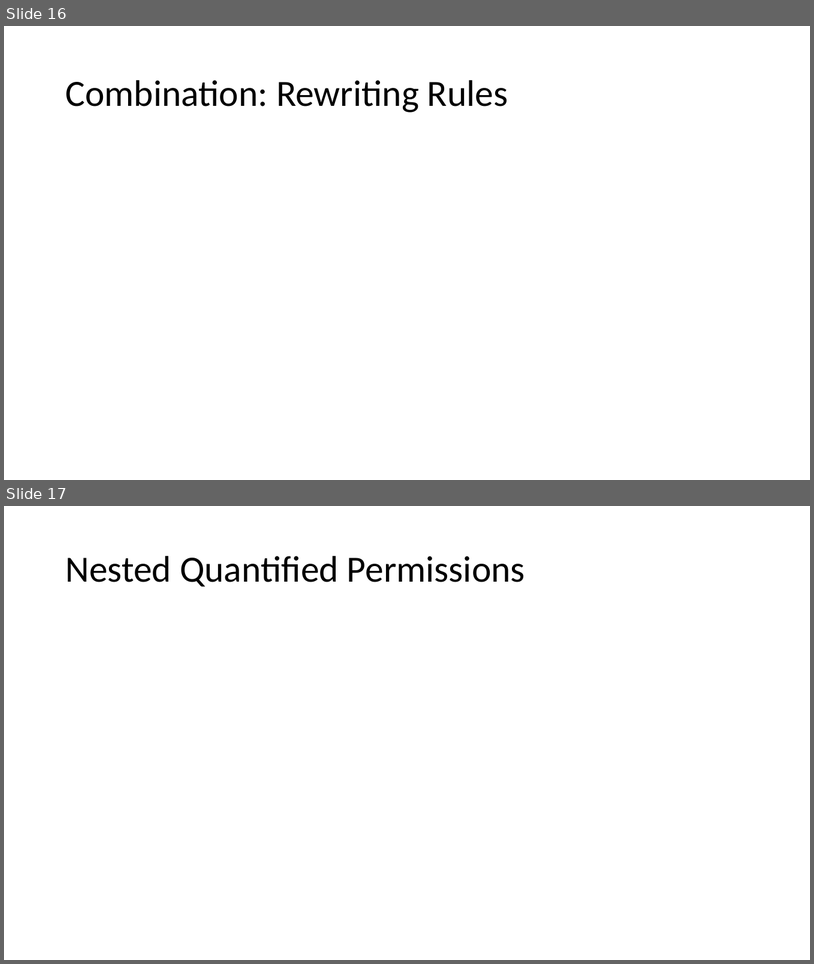
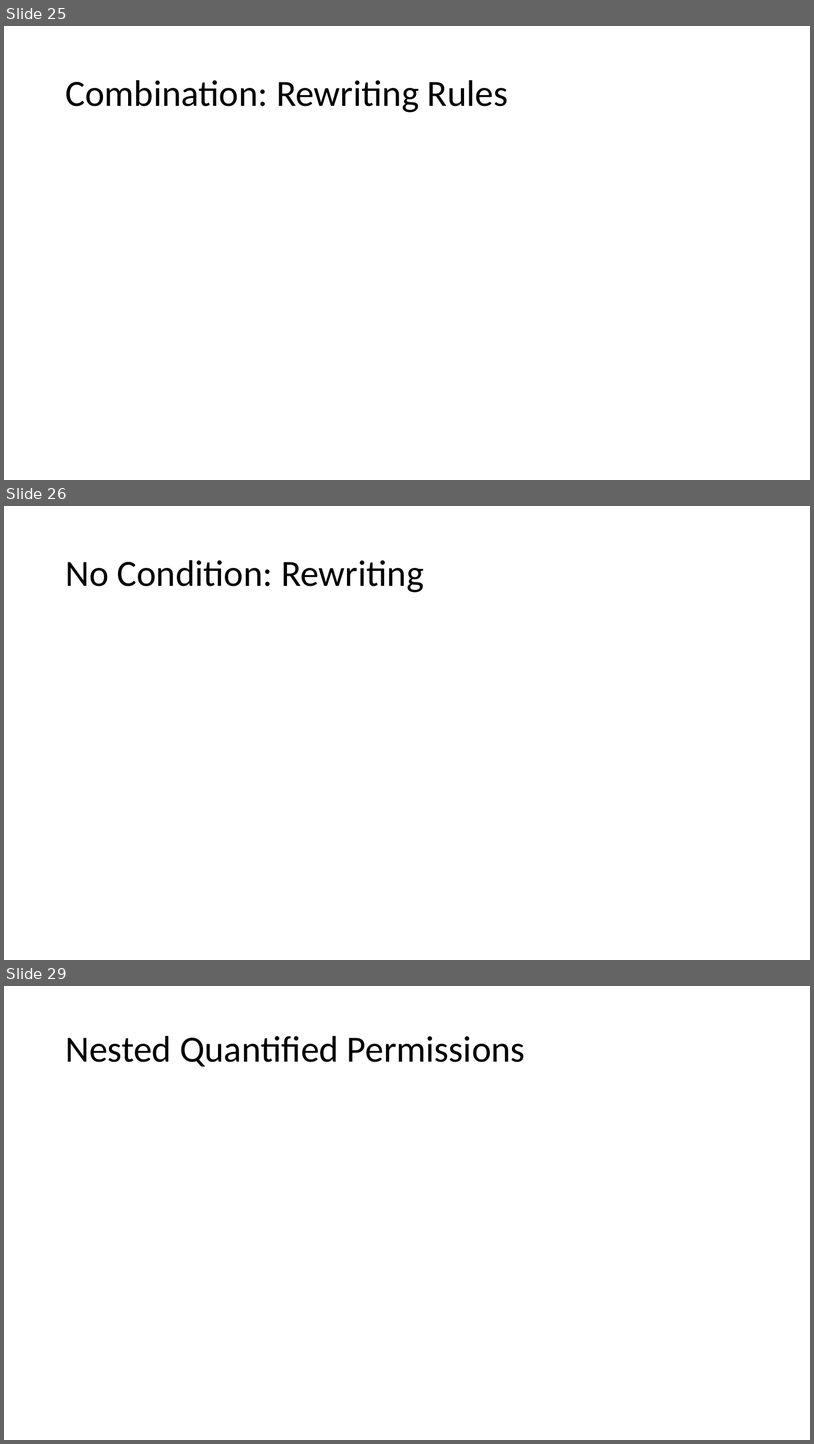
Before and after one commit to Aimenel/MT, a slide deck: presentations/Final Presentation/Final.pptx. Shown one above the other, each under a label of ours: slides 16 and 17 before the commit, slides 25, 26 and 29 after it; the slides between them are not shown. The pictures are 814x964 and 814x1444 pixels, drawn with LibreOffice and Linux fonts; fonts in the diff are those of the drawing; grey boxes stand for pictures. Boxes give left, top, right and bottom in pixels: in the first picture for what was removed or moved away, otherwise in the second. Text is boxed around its words. In the diff, an @@ line names an element or a change of style, - is before the commit and + after.

```diff
--- a/presentations/Final Presentation/Final.pptx
+++ b/presentations/Final Presentation/Final.pptx
@@ slide 26 added at [4, 506, 810, 960], background #FFFFFF @@
@@ title added at [65, 560, 424, 592], 44 pt, text #000000 @@
+No Condition: Rewriting
@@ what was slide 16 is now slide 25 @@
@@ what was slide 17 is now slide 29 @@
```
Also in this commit, not shown: 9 slides changed, 17 other slides added, 5 slides removed, 3 other files.
